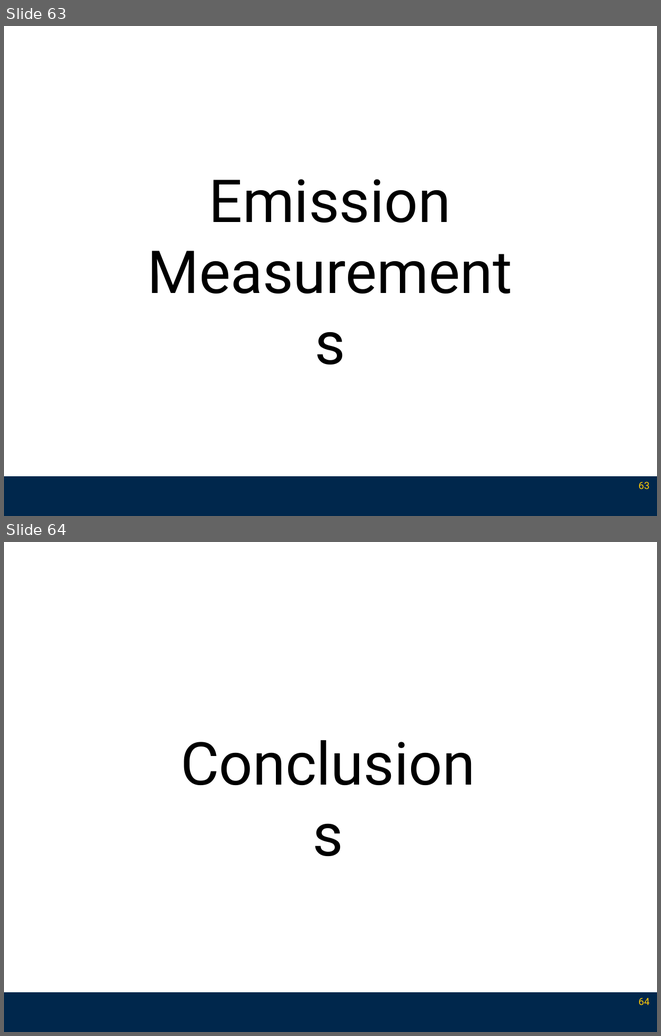
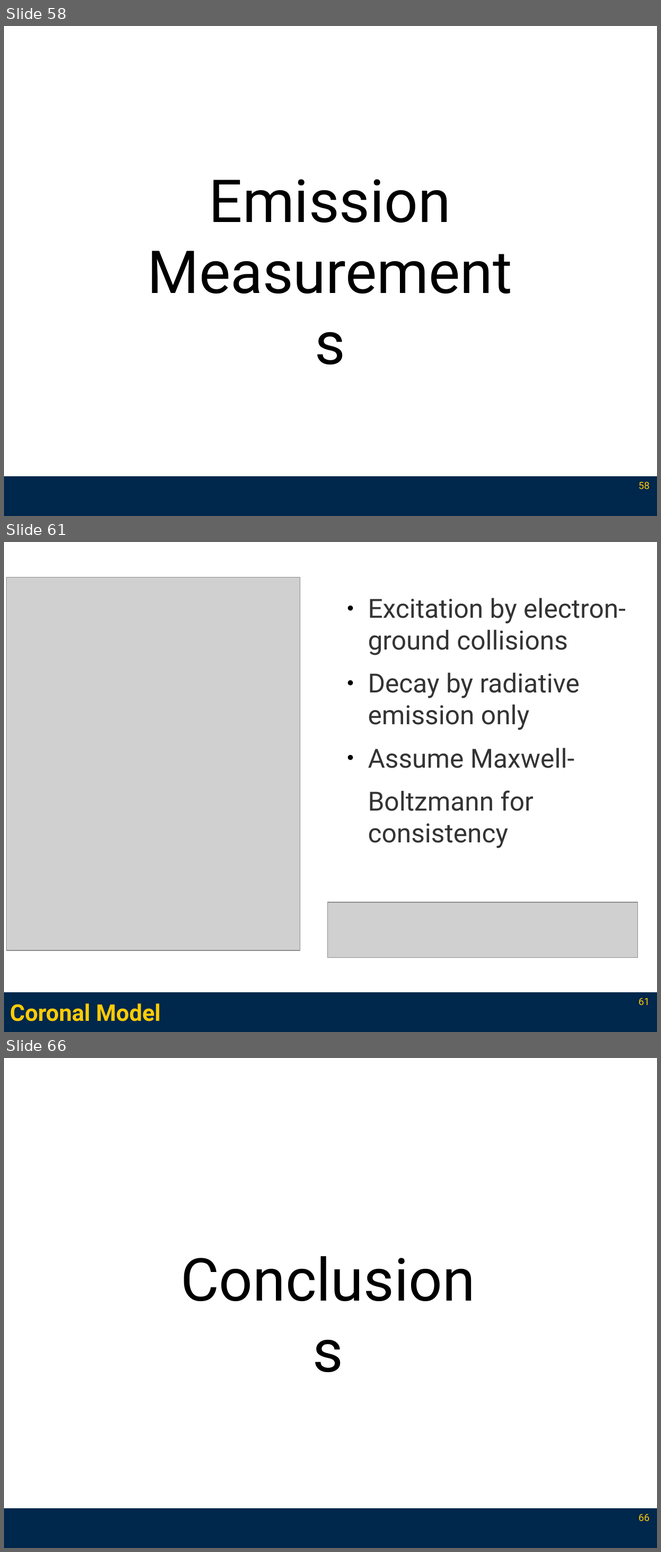
Before and after one commit to l3enny/dissertation, a slide deck: defense/presentation_annotated.odp. Shown one above the other, each under a label of ours: slides 63 and 64 before the commit, slides 58, 61 and 66 after it; the slides between them are not shown. The pictures are 661x1036 and 661x1552 pixels, drawn with LibreOffice and Linux fonts; fonts in the diff are those of the drawing; grey boxes stand for pictures. Boxes give left, top, right and bottom in pixels: in the first picture for what was removed or moved away, otherwise in the second. Text is boxed around its words. In the diff, an @@ line names an element or a change of style, - is before the commit and + after.

Commit message:
Beginning of emissions.

```diff
--- a/defense/presentation_annotated.odp
+++ b/defense/presentation_annotated.odp
@@ slide 61 added at (4, 542, 657, 1032), background #FFFFFF; not listed: 1 template element that a slide beside it also shows @@
@@ picture added at (6, 578, 300, 951) @@
@@ text added at (368, 598, 626, 848), 32 pt, text #333333 @@
+● Excitation by electron-ground collisions
+● Decay by radiative emission only
+● Assume Maxwell-
+Boltzmann for consistency
@@ picture added at (327, 902, 637, 958) @@
@@ page number added at (638, 998, 650, 1006), 12 pt, text #FFCB05 @@
+61
@@ title added at (10, 1004, 161, 1022), 28 pt, text #FFCB05, bold @@
+Coronal Model
@@ what was slide 63 is now slide 58 @@
@@ page number at (638, 482, 650, 489): text changed @@
-63
+58
@@ what was slide 64 is now slide 66 @@
@@ page number at (638, 1514, 650, 1522): text changed @@
-64
+66
```
Also in this commit, not shown: 4 slides changed, 9 other slides added, 2 slides removed, 12 other files.
